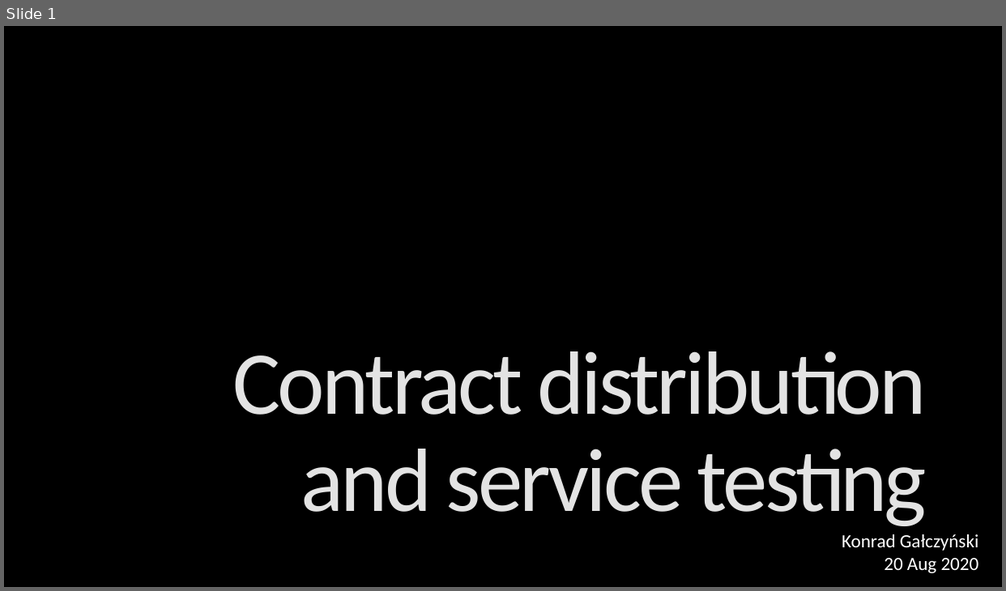
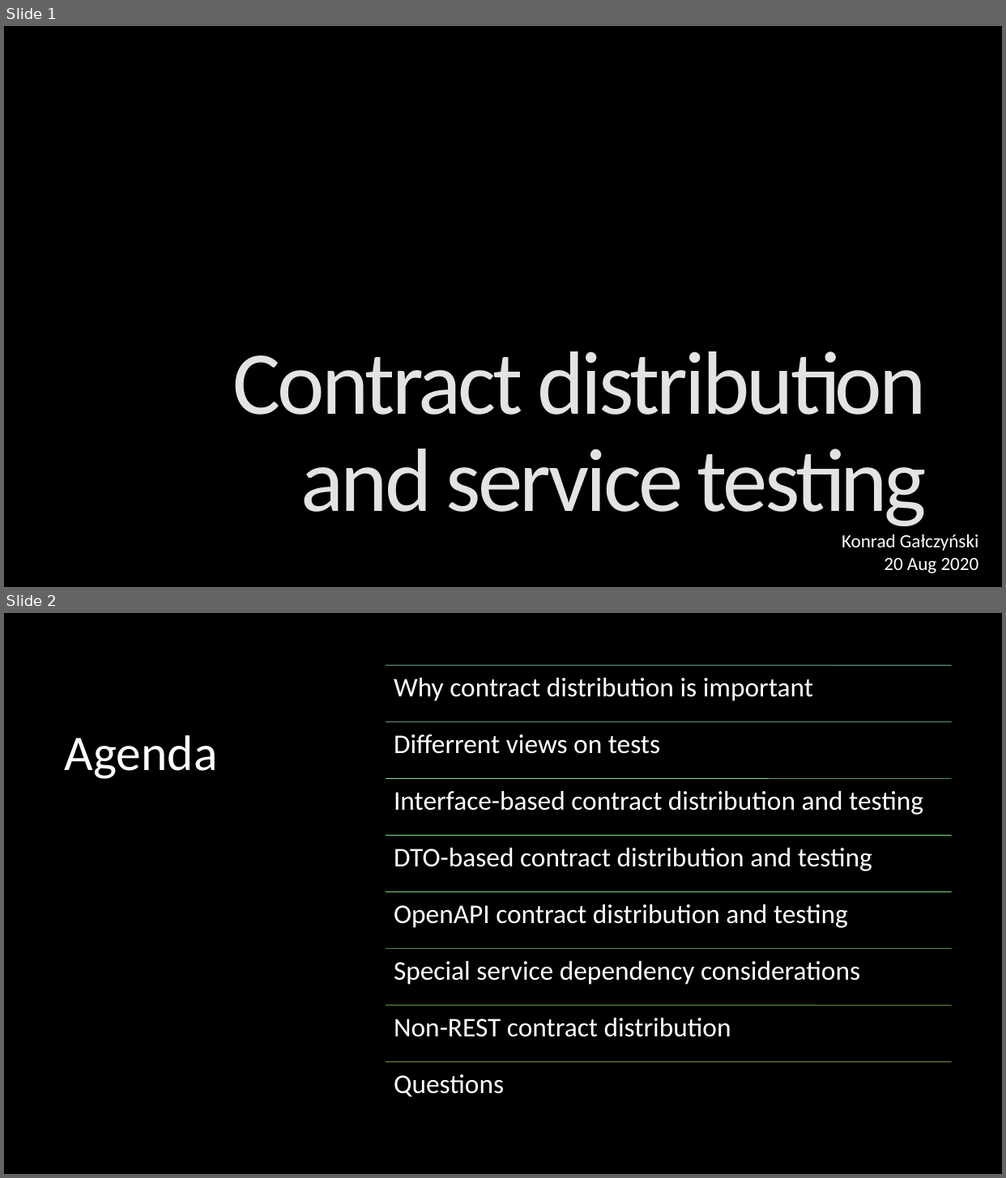
Before and after one commit to KonradGalczynski/Learning, a slide deck: ContractDistribution/ContractDistribution.pptx. Shown one above the other, each under a label of ours: slide 1 before the commit, slides 1 and 2 after it. The pictures are 1006x591 and 1006x1178 pixels, drawn with LibreOffice and Linux fonts; fonts in the diff are those of the drawing; background and template pictures are left out. Boxes give left, top, right and bottom in pixels: in the first picture for what was removed or moved away, otherwise in the second. Text is boxed around its words. In the diff, an @@ line names an element or a change of style, - is before the commit and + after.

Commit message:
contract distribution pptx updated

```diff
--- a/ContractDistribution/ContractDistribution.pptx
+++ b/ContractDistribution/ContractDistribution.pptx
@@ slide 2 added at bbox=[4, 613, 1002, 1174], background picture (left out) @@
@@ rectangle added at bbox=[4, 613, 337, 1174], fill #000000 @@
@@ rectangle added at bbox=[337, 613, 1002, 1174], fill #000000 at 20% opacity @@
@@ title added at bbox=[65, 735, 218, 779], 48 pt, text #FFFFFF @@
+Agenda
@@ group added at bbox=[386, 666, 952, 1097]: 8 lines, 8 texts @@
+Why contract distribution is important
+Differrent views on tests
+Interface-based contract distribution and testing
+DTO-based contract distribution and testing
+OpenAPI contract distribution and testing
+Special service dependency considerations
+Non-REST contract distribution
+Questions
```
Also in this commit, not shown: 13 other slides added, 2 slides removed.
